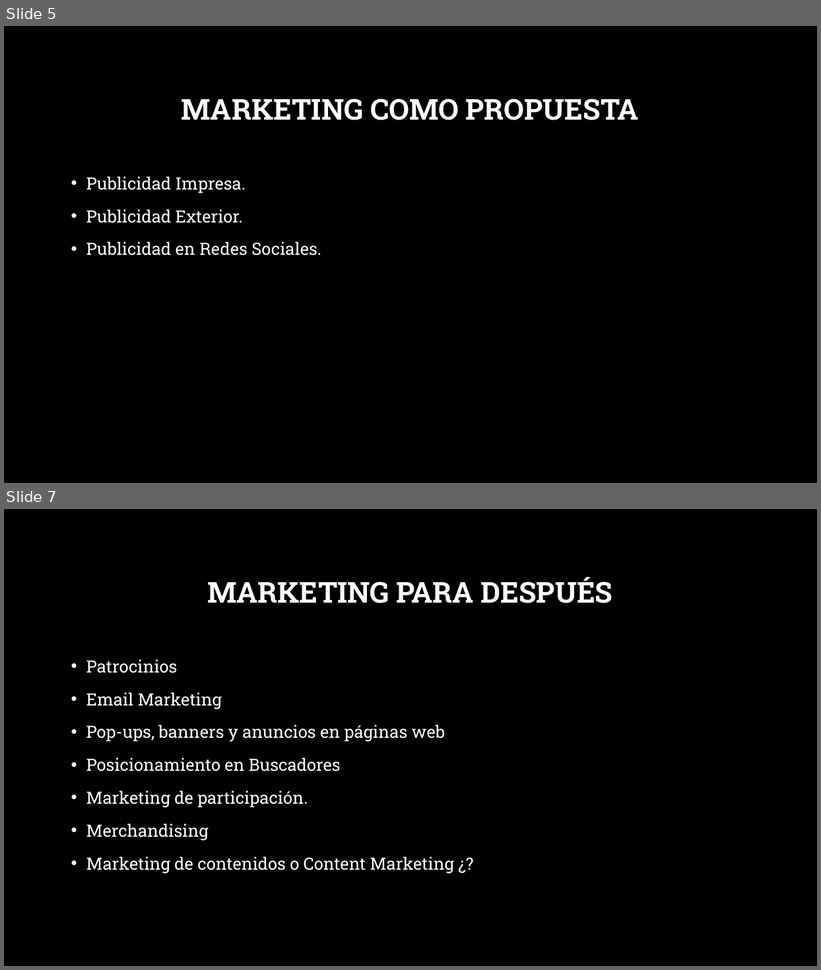
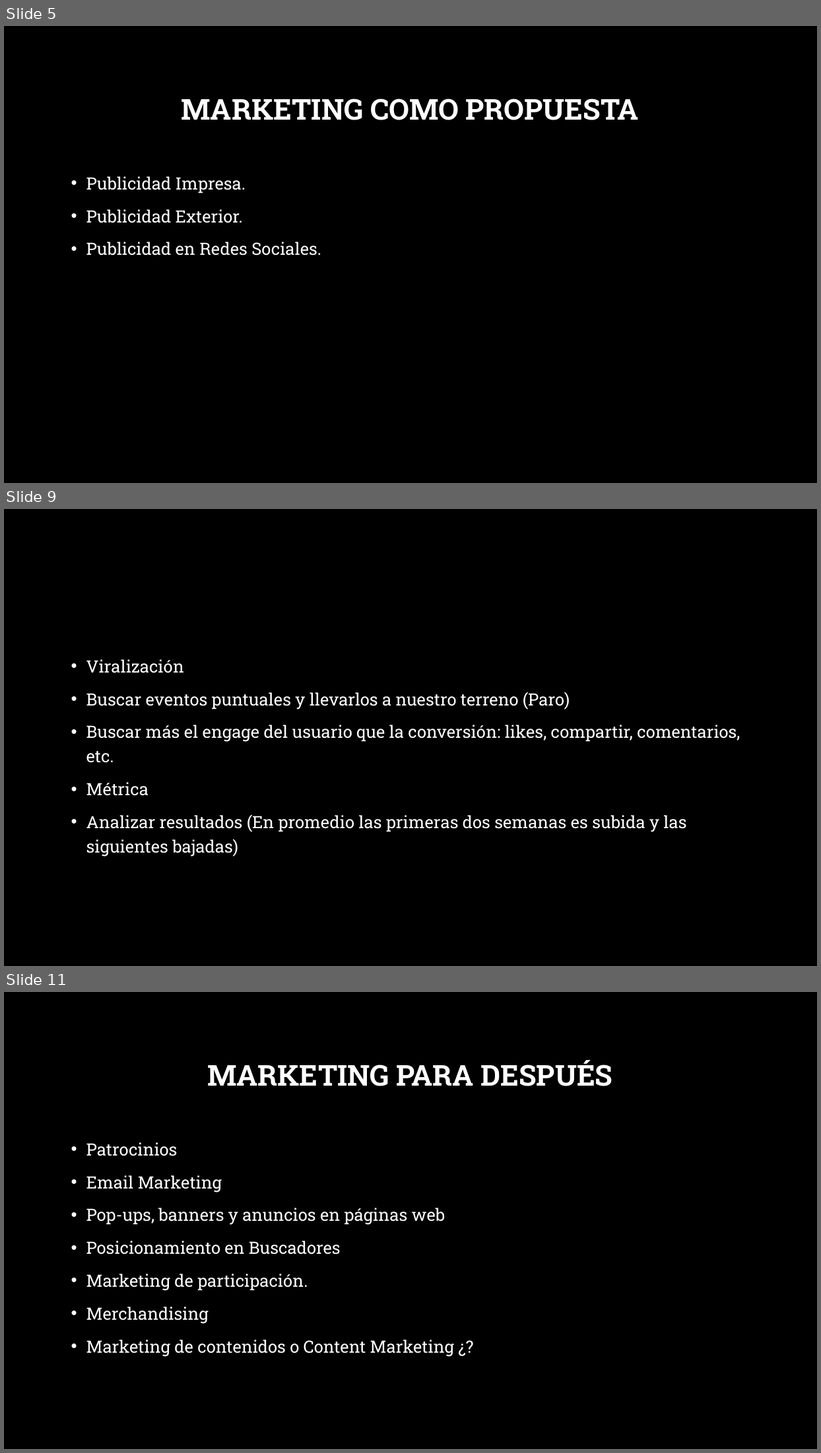
Before and after one commit to vega9190/Cuentos, a slide deck: Transpo/Presentacion.pptx. Shown one above the other, each under a label of ours: slides 5 and 7 before the commit, slides 5, 9 and 11 after it; the slides between them are not shown. The pictures are 821x970 and 821x1453 pixels, drawn with LibreOffice and Linux fonts; fonts in the diff are those of the drawing; background and template pictures are left out. Boxes give left, top, right and bottom in pixels: in the first picture for what was removed or moved away, otherwise in the second. Text is boxed around its words. In the diff, an @@ line names an element or a change of style, - is before the commit and + after.

```diff
--- a/Transpo/Presentacion.pptx
+++ b/Transpo/Presentacion.pptx
@@ slide 9 added at (x1=4, y1=509, x2=817, y2=966), background picture (left out) @@
@@ text added at (x1=86, y1=659, x2=740, y2=857), 20 pt, text #FFFFFF @@
+• Viralización
+• Buscar eventos puntuales y llevarlos a nuestro terreno (Paro)
+• Buscar más el engage del usuario que la conversión: likes, compartir, comentarios, etc.
+• Métrica
+• Analizar resultados (En promedio las primeras dos semanas es subida y las siguientes bajadas)
@@ what was slide 7 is now slide 11 @@
```
Also in this commit, not shown: 1 slide changed, 3 other slides added.
